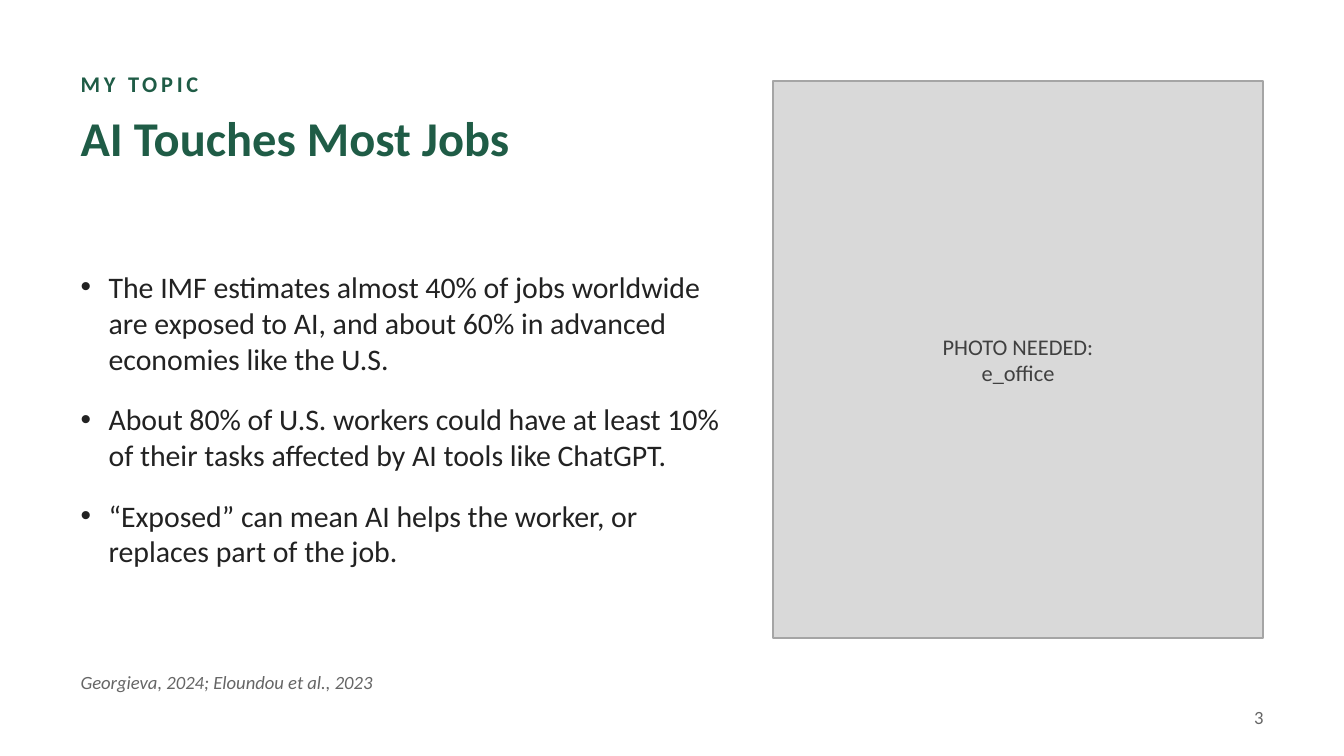
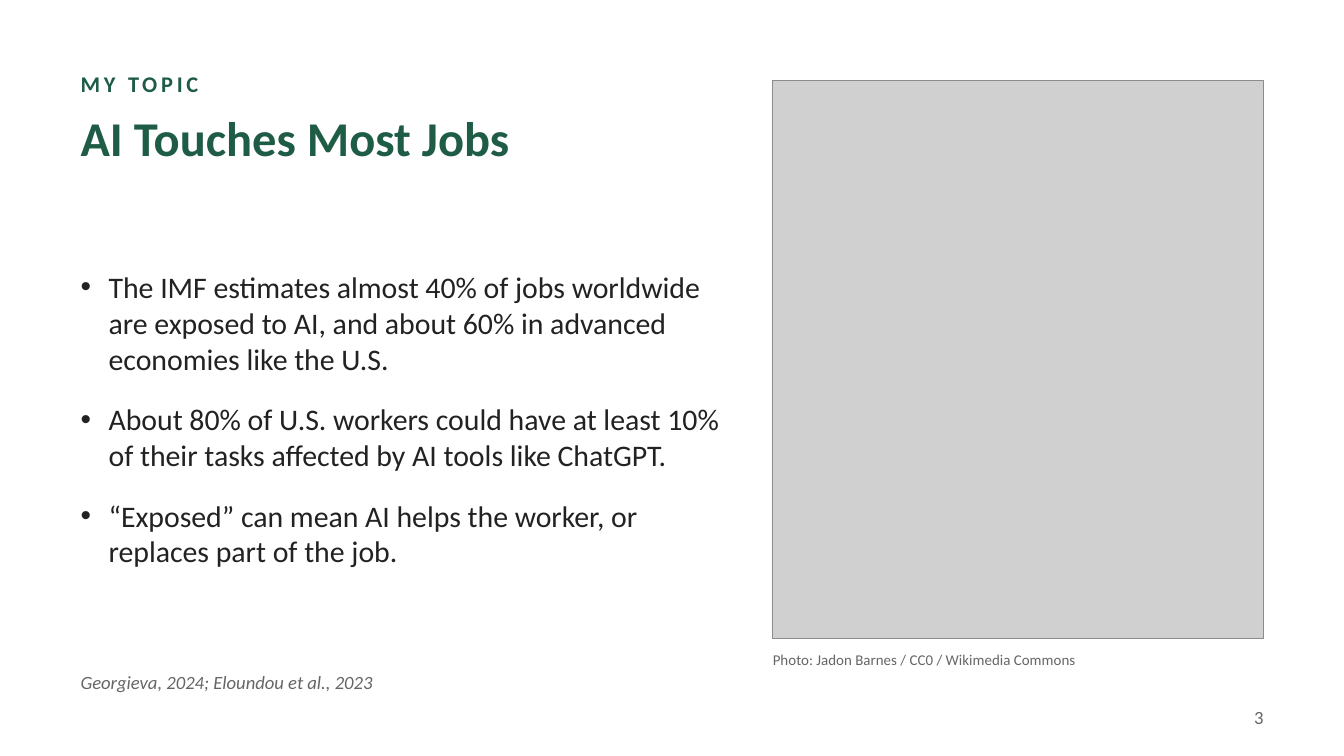
Before and after one commit to Hvdxx/academic-pptx-skill, a slide deck: slide 3 of presentations/AI_and_the_Economy.pptx. Drawn at 1344x756 pixels with LibreOffice and Linux fonts; fonts in the diff are those of the drawing; grey boxes stand for pictures. Boxes give left, top, right and bottom in pixels: in the first picture for what was removed or moved away, otherwise in the second. Text is boxed around its words. In the diff, an @@ line names an element or a change of style, - is before the commit and + after.

```diff
--- a/presentations/AI_and_the_Economy.pptx
+++ b/presentations/AI_and_the_Economy.pptx
@@ rectangle removed at [773,81,1263,638] @@
@@ picture added at [773,81,1263,638] @@
@@ text at [773,654,1075,665]: text changed; size 12 to 8 pt; text colour #404040 to #666666 @@
-PHOTO NEEDED:
-e_office
+Photo: Jadon Barnes / CC0 / Wikimedia Commons
```
Also in this commit, not shown: 3 other slides changed, 1 other file.
